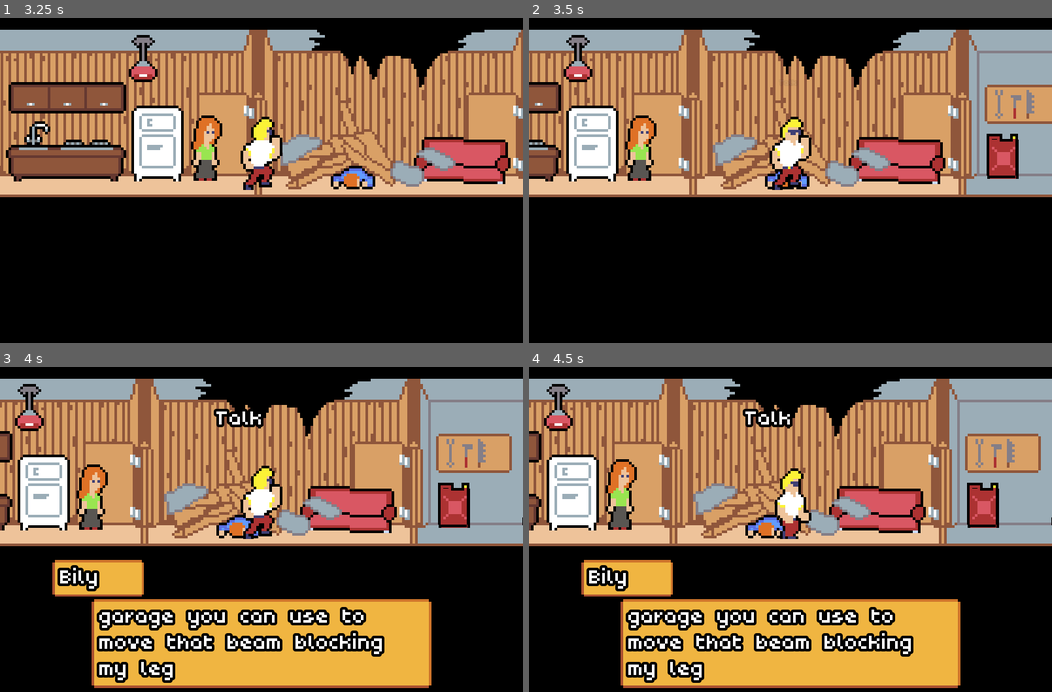
Above: before the commit, frames 1-4 (two rows, left to right).
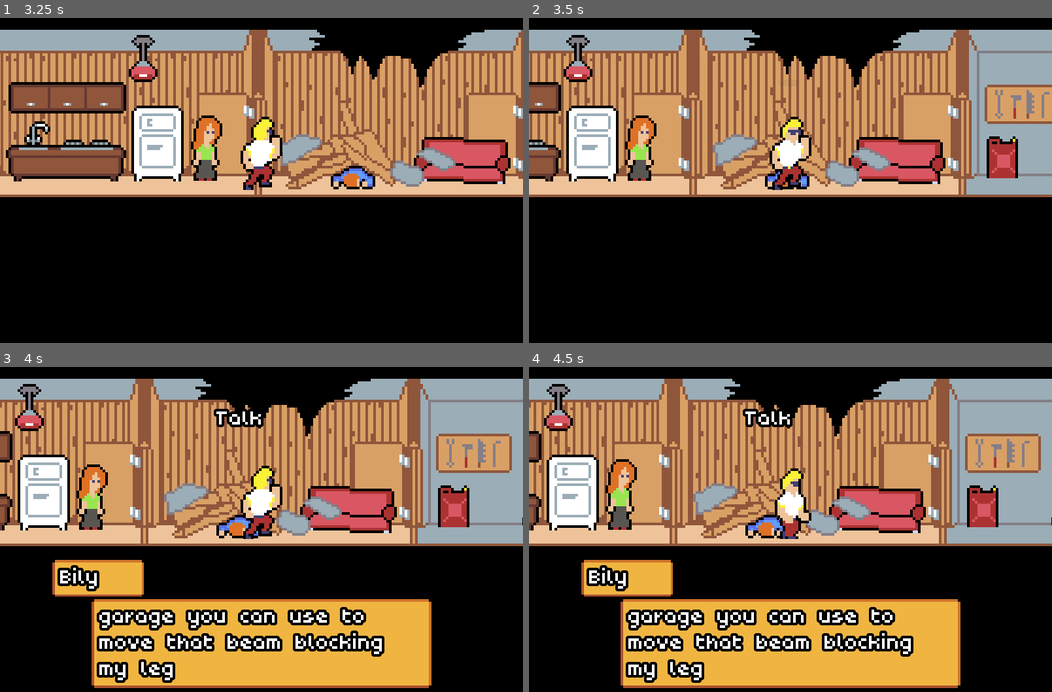
Above: after the commit, the same moments.

Repository: T4g1/gd-wildjam18
Game: Godot game, scene res://sources/game/Game.tscn
Same seed, same stepped clock (60 frames per second), same inputs: the game is played once before the commit and once after it. The engine's default icon, where the game draws it, is replaced by a stand-in: a white triangle on a blue panel in a dark square. Sound files missing from this copy of the repository are replaced by a short silence.
Inputs:
- Up to frame 1 (3.25 s): tap Enter (ui_accept) at 0.5, 0.77, 1.52, 3.02 s; hold E (interact) 0.53-1.28 s; hold Right (ui_right) 0.53-2.03 s; tap E (interact) at 1.35, 2.85 s; hold Left (ui_left) 2.03-2.78 s; hold E (interact) 2.03-2.78 s; hold Right (ui_right) from 2.78 s (still down)
- Up to frame 2 (3.5 s): keep holding Right (ui_right)
- Up to frame 3 (4 s): keep holding Right (ui_right); hold E (interact) from 3.53 s (still down); tap Enter (ui_accept) at 3.77 s
- Up to frame 4 (4.5 s): release Right (ui_right) at 4.28 s; release E (interact) at 4.28 s; hold Left (ui_left) from 4.28 s (still down); tap E (interact) at 4.35 s

Frame 1 is identical in both runs. In frame 2, 0.3% of the frame differs, in the area x 87-100%, y 22-50%; in frame 3, 0.3%; in frame 4, 0.3%.

Commit message:
[enh] Updated gas in the background

Diff:
--- /dev/null
+++ b/entities/Tools.gd
@@ -0,0 +1,5 @@
+extends "res://sources/entity/Interactable.gd"
+
+
+func remove_crowbar():
+	visible = false
--- a/entities/Tools.tscn
+++ b/entities/Tools.tscn
@@ -1,12 +1,26 @@
-[gd_scene load_steps=3 format=2]
+[gd_scene load_steps=6 format=2]
 
 [ext_resource path="res://sources/entity/Entity.tscn" type="PackedScene" id=1]
+[ext_resource path="res://assets/images/level3/Crowbar.png" type="Texture" id=2]
+[ext_resource path="res://entities/Tools.gd" type="Script" id=3]
+
+[sub_resource type="SpriteFrames" id=2]
+animations = [ {
+"frames": [ ExtResource( 2 ) ],
+"loop": true,
+"name": "default",
+"speed": 5.0
+} ]
 
 [sub_resource type="RectangleShape2D" id=1]
 extents = Vector2( 16.4432, 8.52827 )
 
 [node name="Tools" instance=ExtResource( 1 )]
-interaction_range = NodePath("../Tools/InteractionRange")
+script = ExtResource( 3 )
+
+[node name="Sprite" parent="." index="0"]
+position = Vector2( 9.47638, 0.890944 )
+frames = SubResource( 2 )
 
 [node name="CollisionShape2D" parent="InteractionRange" index="0"]
 shape = SubResource( 1 )
--- a/levels/LevelWifeHouse.gd
+++ b/levels/LevelWifeHouse.gd
@@ -43,6 +43,8 @@
 
 func on_tools_interacted(__) -> void:
 	yield(start_dialog($UI/GotCrowbar), "completed")
+
+	$Tools.remove_crowbar()
 
 	$Tools.disable()
 	$Wreckage.enable()
Binary file added: assets/images/level3/Crowbar.png
Not shown, added: assets/images/level3/Crowbar.png.import
Binary file changed: assets/images/level3/background.png
Binary file changed: assets/images/level3/gas.png
Not shown: 2 places in entities/GasCan.tscn that only renumber resources
